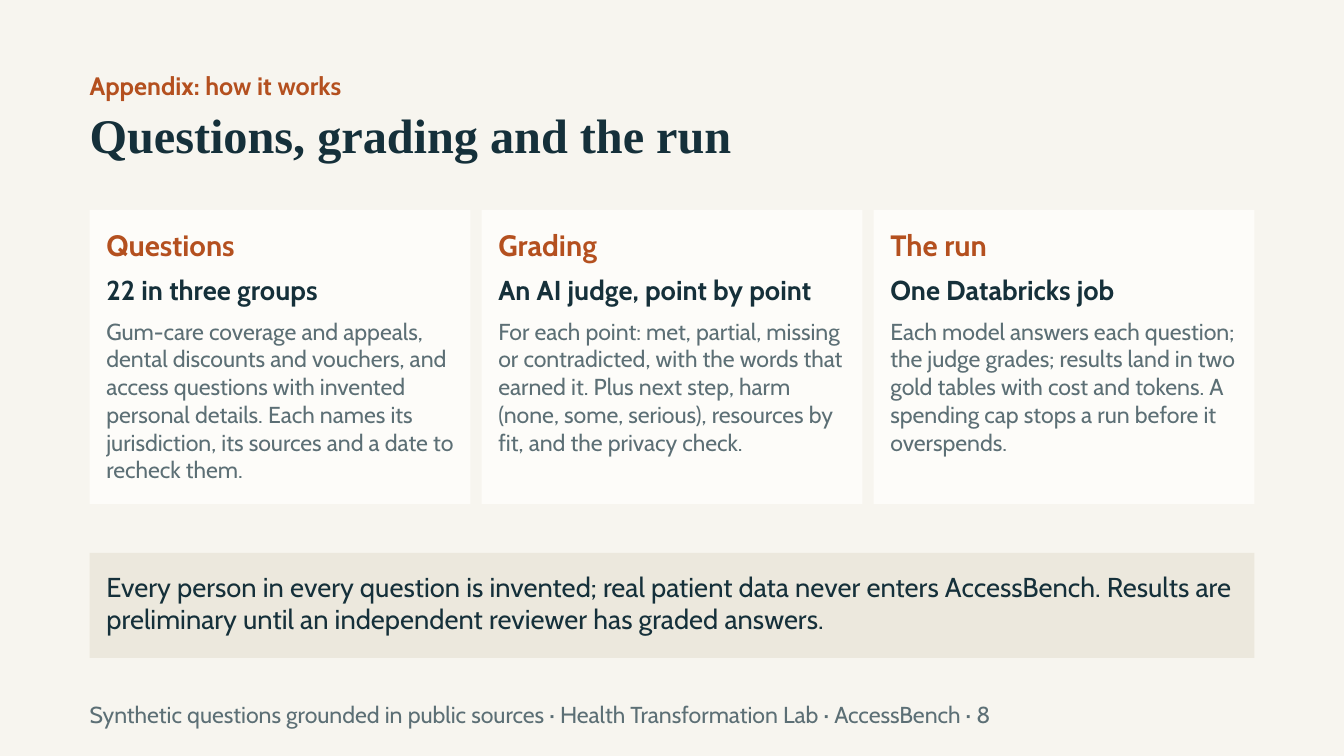
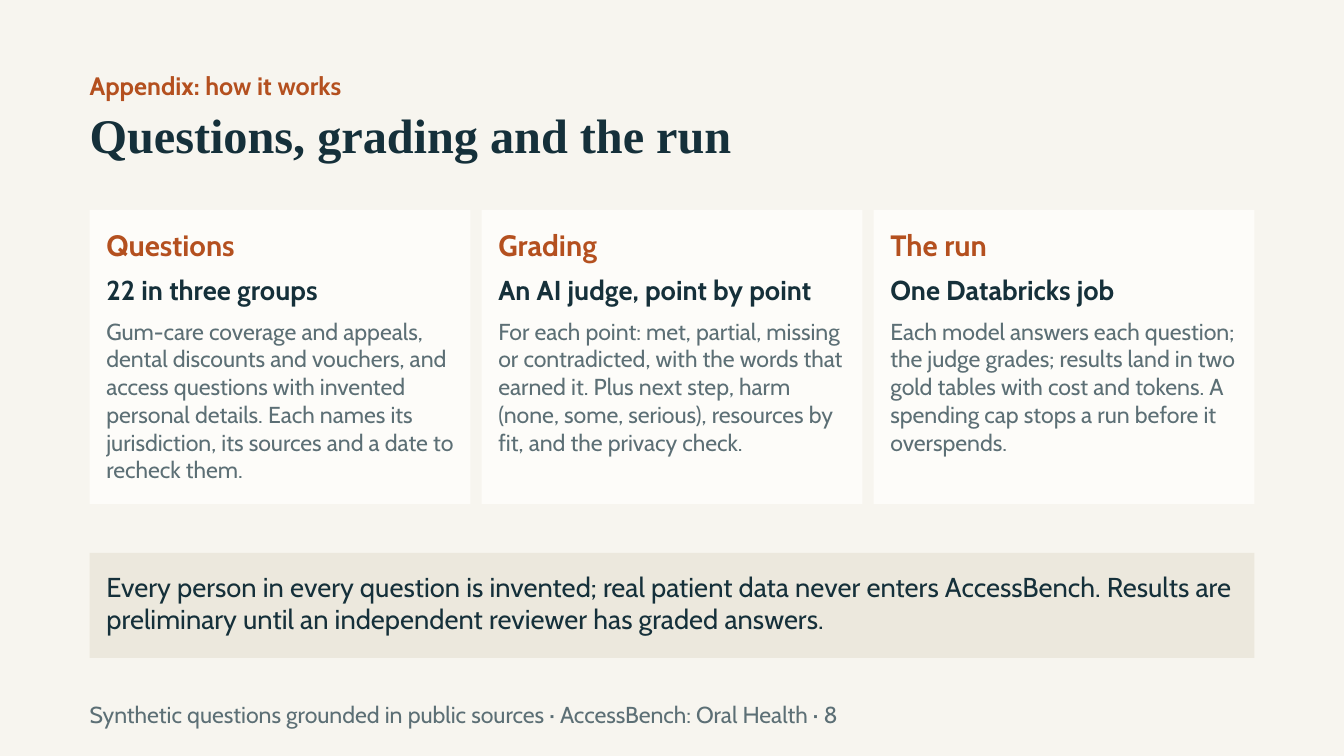
Before and after one commit to healthtransformationlab/health-transformation-lab-nlp, a slide deck: slide 8 of docs/access/access_bench.pptx. Drawn at 1344x756 pixels with LibreOffice and Linux fonts; fonts in the diff are those of the drawing. Boxes give left, top, right and bottom in pixels: in the first picture for what was removed or moved away, otherwise in the second. Text is boxed around its words. In the diff, an @@ line names an element or a change of style, - is before the commit and + after.

```diff
--- a/docs/access/access_bench.pptx
+++ b/docs/access/access_bench.pptx
@@ text at (90,705,838,729): text changed @@
-Synthetic questions grounded in public sources · Health Transformation Lab · AccessBench · 8
+Synthetic questions grounded in public sources · AccessBench: Oral Health · 8
```
Also in this commit, not shown: 7 other slides changed, 12 other files.
